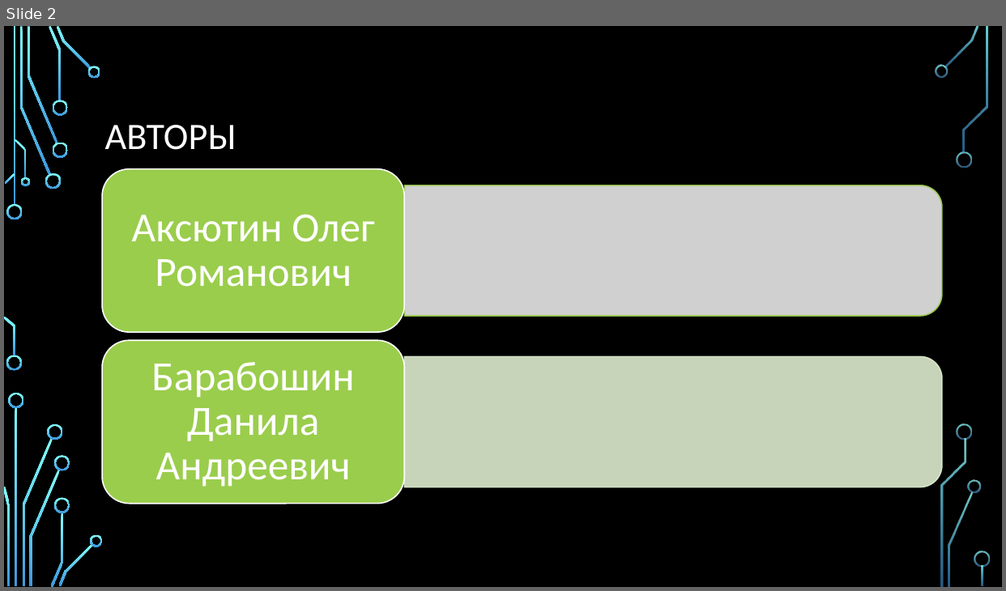
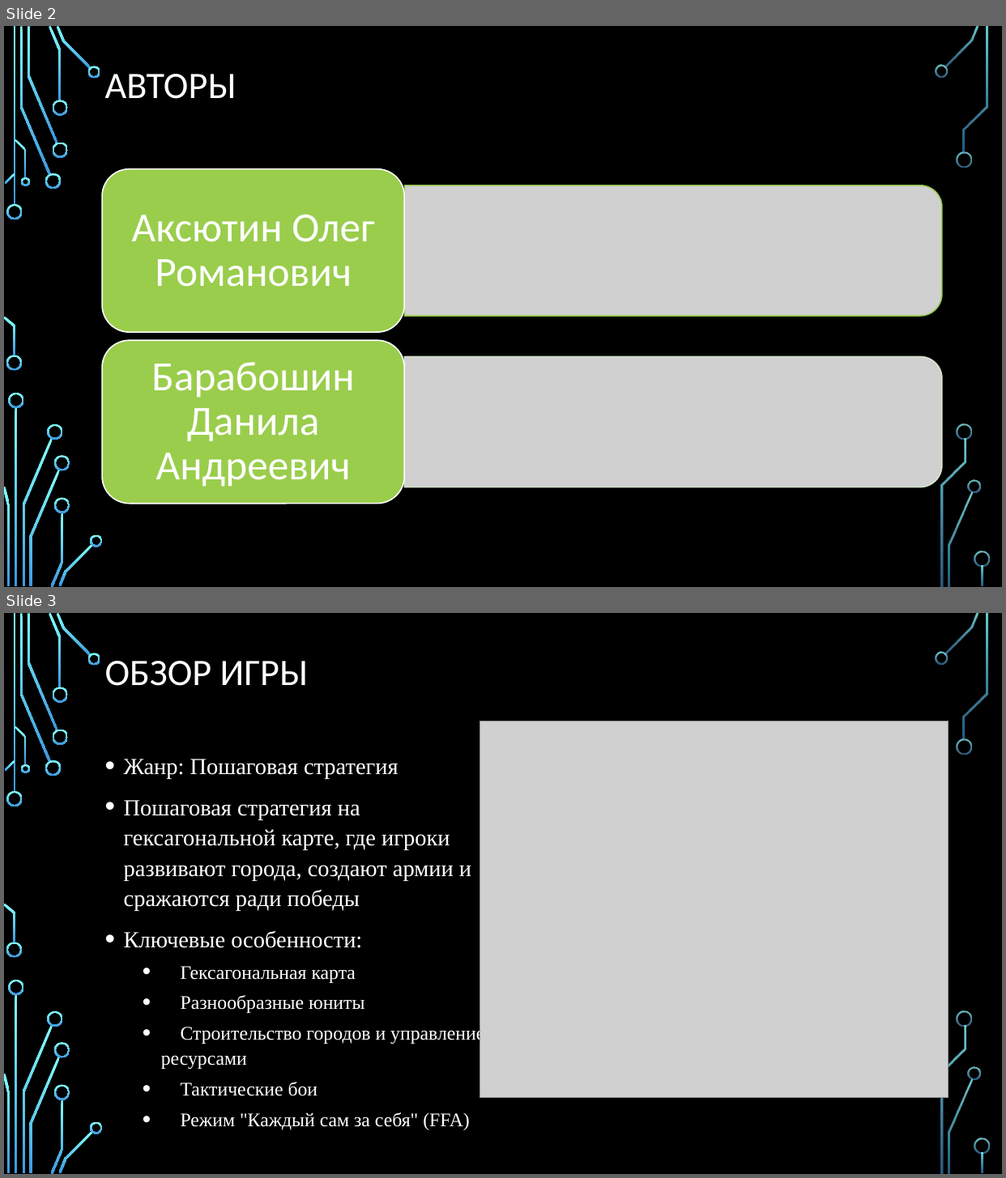
Before and after one commit to Peeperocka/Untitled-hexagon-game, a slide deck: data/docs/Презентация.pptx. Shown one above the other, each under a label of ours: slide 2 before the commit, slides 2 and 3 after it. The pictures are 1006x591 and 1006x1178 pixels, drawn with LibreOffice and Linux fonts; fonts in the diff are those of the drawing; grey boxes stand for pictures; background and template pictures are left out. Boxes give left, top, right and bottom in pixels: in the first picture for what was removed or moved away, otherwise in the second. Text is boxed around its words. In the diff, an @@ line names an element or a change of style, - is before the commit and + after.

```diff
--- a/data/docs/Презентация.pptx
+++ b/data/docs/Презентация.pptx
@@ slide 3 added at [4, 613, 1002, 1174], background picture (left out); not listed: 36 template elements that a slide beside it also shows @@
@@ title added at [105, 661, 308, 686], 36 pt, text #FFFFFF @@
+ОБЗОР ИГРЫ
@@ picture added at [479, 721, 948, 1098] @@
@@ text added at [124, 759, 484, 1131], 22.2 pt, text #FFFFFF @@
+• Жанр: Пошаговая стратегия
+• Пошаговая стратегия на гексагональной карте, где игроки развивают города, создают армии и сражаются ради победы
+• Ключевые особенности:
+  • Гексагональная карта
+  • Разнообразные юниты
+  • Строительство городов и управление ресурсами
+  • Тактические бои
+  • Режим "Каждый сам за себя" (FFA)
@@ slide 2 changed as well @@
@@ title "АВТОРЫ": place and size @@
-title "АВТОРЫ" at [105, 125, 236, 150]
+title "АВТОРЫ" at [105, 74, 236, 99]
@@ round same rect removed at [404, 357, 942, 487] @@
@@ picture added at [404, 357, 942, 487] @@
```
Also in this commit, not shown: 1 other slide changed, 4 other slides added, 3 slides removed, 1 other file.
